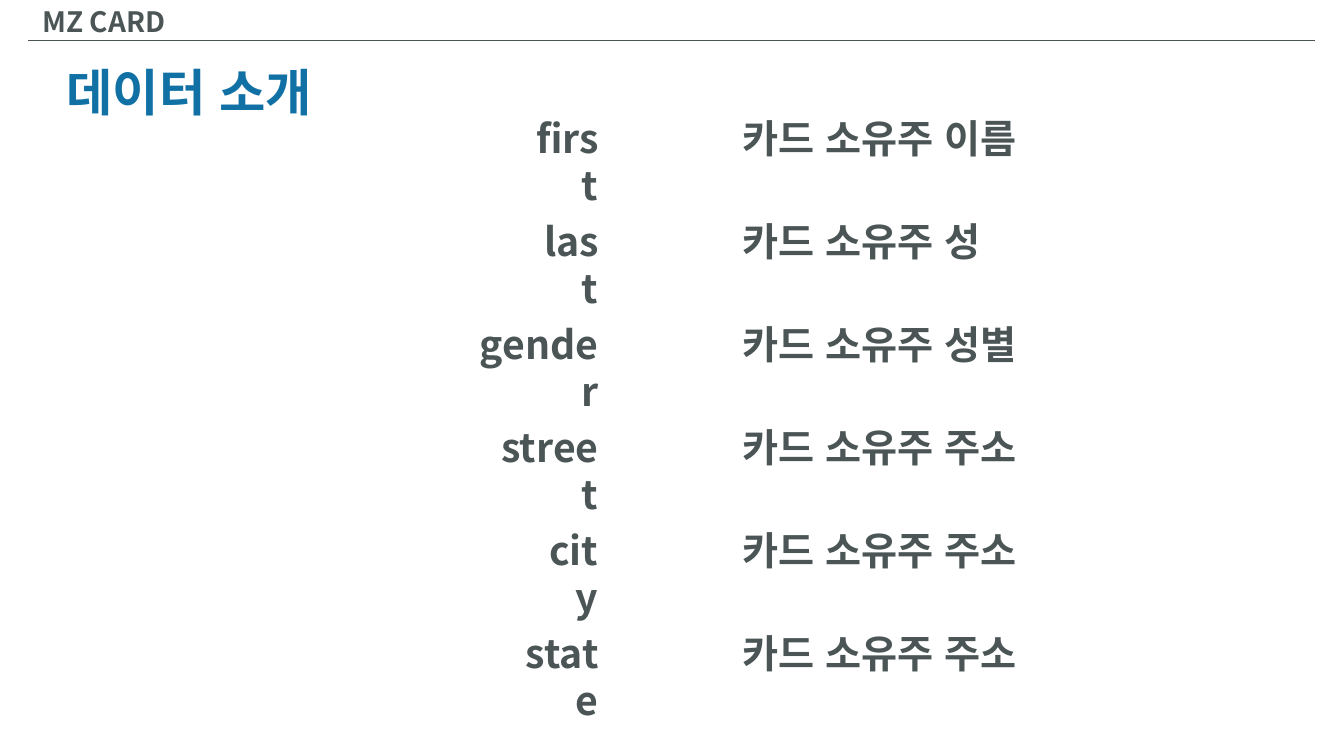
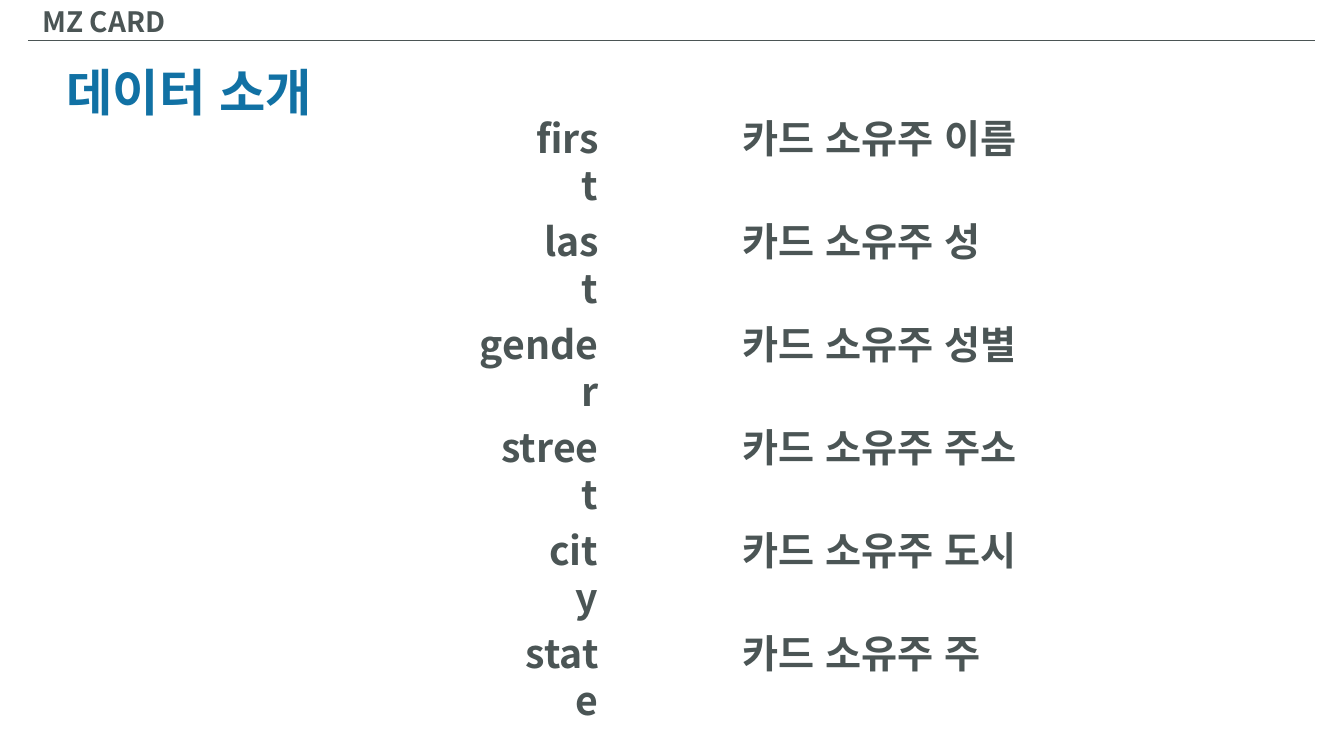
Before and after one commit to InjaeJayLee/mzcard, a slide deck: slide 7 of MZCARD.pptx. Drawn at 1344x756 pixels with LibreOffice and Linux fonts; fonts in the diff are those of the drawing. Boxes give left, top, right and bottom in pixels: in the first picture for what was removed or moved away, otherwise in the second. Text is boxed around its words. In the diff, an @@ line names an element or a change of style, - is before the commit and + after.

```diff
--- a/MZCARD.pptx
+++ b/MZCARD.pptx
@@ text at [742,532,1016,569]: text changed @@
-카드 소유주 주소
+카드 소유주 도시
@@ text at [742,635,980,672]: text changed @@
-카드 소유주 주소
+카드 소유주 주
```
Also in this commit, not shown: 12 other slides changed, 17 slides added, 1 slide removed, 1 other file.
